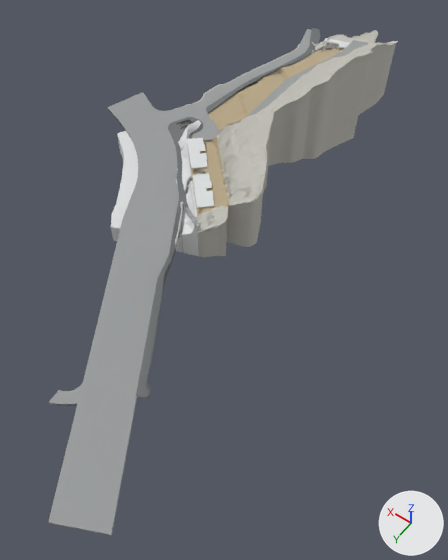
The glTF model project.glb, before and after one commit.
Both versions are drawn from a camera (50 mm lens) standing at (-175.0, 264.0, 243.0) and looking at (-62.0, 106.0, -6.0). Lighting does not change. The marker at lower right points along +X, +Y and +Z. The picture after the commit comes second. Vertices at exactly the same position are counted once.

The first picture shows 'Floor Footpath-1500mm [633793]', 'Floor Footpath-1500mm [635871]', 'Floor STS-RCS-115mm [675621]', 'Floor TFP-RCS-1500mm [607140]', 'Slope to map boundary closure', 'Toposolid Mount Parker Road Site 4 [626493]', 'Toposolid Mount Parker Road Site 4 [629999]', 'Toposolid Mount Parker Road Site 4 [674895]', 'Toposolid Mount Parker Road Site [628674]', 'Toposolid Mount Parker Road Site [685568]', 'Toposolid Mount Parker Road Site [691965]', 'Toposolid Road [605416]' and 10 more.
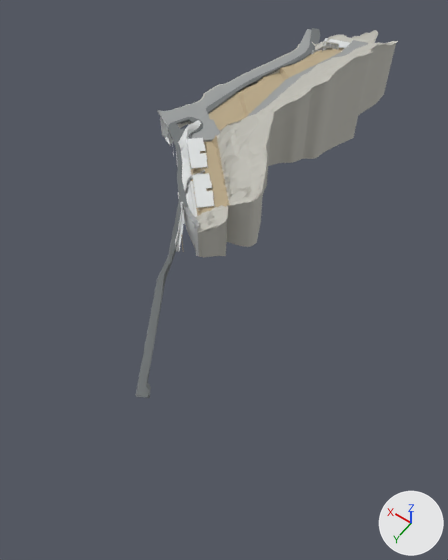
Location of each change, [x1, y1, x2, y2] in pixels of the pictures (448 x 560 px; the box of a moved part takes in the faces that stretch with it):
'Floor TFP-RCS-1500mm [607140]', reshaped: before [48, 29, 311, 536]; after [157, 29, 311, 127]
'Toposolid Mount Parker Road Site [685568]', reshaped (57% narrower, 8% taller): before [111, 131, 196, 256]; after [160, 117, 196, 252]
part 1 of me_floor_tfp_rcs_1500mm__607140__geometry_002, cut back: before [48, 92, 179, 536]
part 2 of me_toposolid_mount_parker_road_site__685568__geometry_001, moved or reshaped: before [111, 131, 196, 256]; after [163, 119, 194, 252]

The change in detail:
me_floor_tfp_rcs_1500mm__607140__geometry_002 is used by ob_floor_tfp_rcs_1500mm__607140; location (0.0, 0.0, 0.0).
me_floor_tfp_rcs_1500mm__607140__geometry_002 had 29624 vertices, 55124 faces and spanned x -103.0..62.0, y -87.0..244.0, z 4.0..18.0.
me_floor_tfp_rcs_1500mm__607140__geometry_002 now has 19084 vertices, 35134 faces and spans x -7.0..38.0, y -87.0..43.0, z 9.0..18.0.
me_floor_tfp_rcs_1500mm__607140__geometry_002 part 1: 7 vertices moved within x 23.0..38.0, y 35.0..43.0, z 9.0..12.0; 10540 vertices removed from x -103.0..62.0, y 28.0..244.0, z 4.0..13.0.
me_toposolid_mount_parker_road_site__685568__geometry_001 is used by ob_toposolid_mount_parker_road_site__685568; location (0.0, 0.0, 0.0).
me_toposolid_mount_parker_road_site__685568__geometry_001 had 910 vertices, 1664 faces and spanned x -42.2..43.8, y 32.5..119.9, z -3.5..17.5.
me_toposolid_mount_parker_road_site__685568__geometry_001 now has 798 vertices, 1108 faces and spans x -42.2..32.7, y 32.5..107.0, z -3.5..17.5.
me_toposolid_mount_parker_road_site__685568__geometry_001 part 2: 14 vertices moved from x -41.1..21.5, y 44.8..103.0, z 6.7..16.1 to x -41.1..21.5, y 44.8..104.1, z -1.1..16.3; 438 vertices removed from x -41.1..43.8, y 42.5..119.9, z -3.5..15.8; 326 vertices added at x -42.1..31.9, y 38.0..107.0, z -3.5..17.5.
